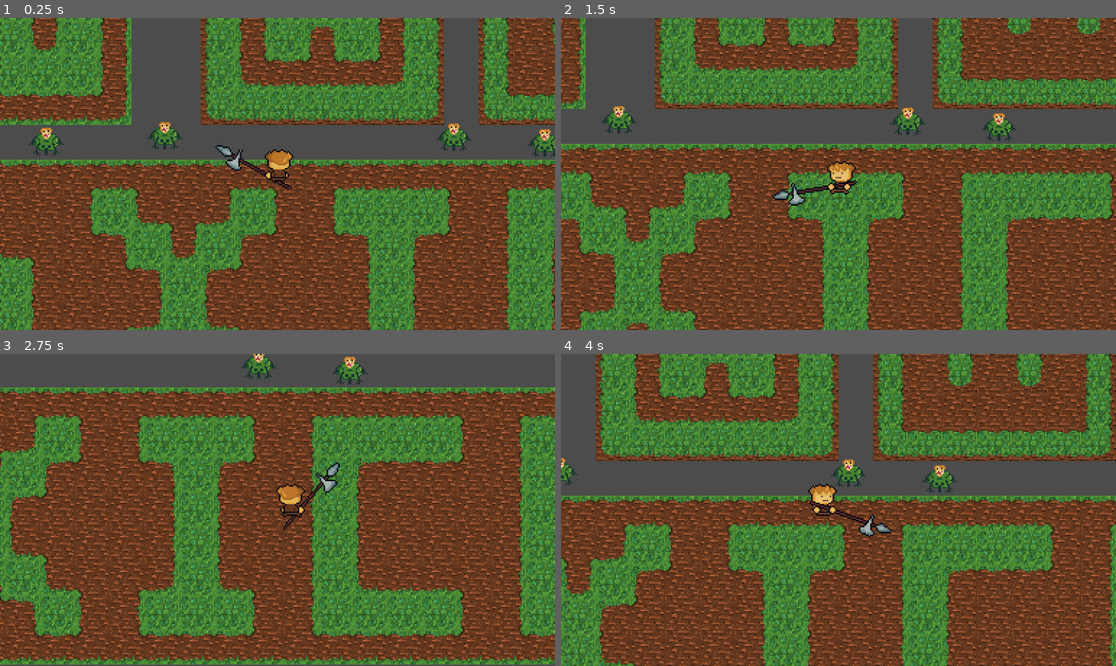
Above: before the commit, frames 1-4 (two rows, left to right).
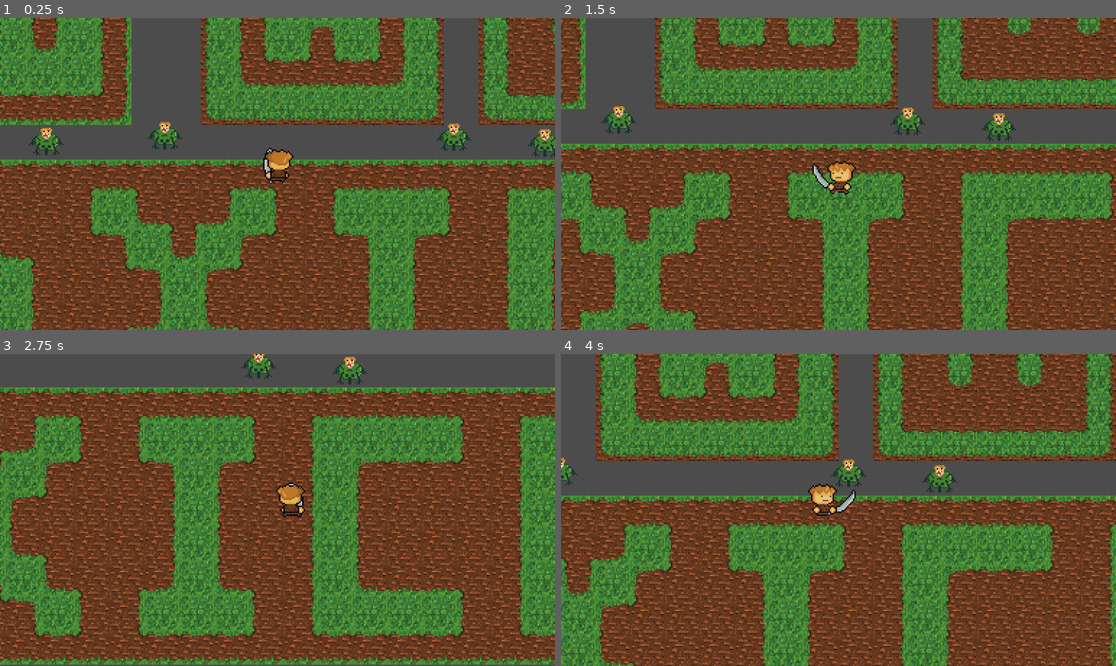
Above: after the commit, the same moments.

Repository: Xmen097/TheAnarchist_client
Game: Godot game, scene res://Scenes/Game/Game.tscn
The game is run twice, just before and just after one commit, with the same random seed, the same clock (stepped at 60 frames per second) and the same inputs.
Inputs (mouse positions are in pixels of both pictures, inside the frame that each line leads up to):
- Up to frame 1 (0.25 s): no input
- Up to frame 2 (1.5 s): move the mouse to (960, 158) at 0.52 s; press the mouse at (960, 158) at 0.53 s; hold Right (move_right) 0.53-1.28 s; right-click (960, 158) at 0.8 s; move the mouse to (727, 189) at 1.27 s; release the mouse at (727, 189) at 1.28 s; hold Down (move_down) from 1.28 s (still down); right-click (727, 189) at 1.35 s
- Up to frame 3 (2.75 s): click (166, 525) at 1.55 s; move the mouse to (333, 441) at 2.02 s; release Down (move_down) at 2.03 s; press the mouse at (333, 441) at 2.03 s; hold Right (move_right) from 2.03 s (still down); right-click (333, 441) at 2.3 s
- Up to frame 4 (4 s): move the mouse to (810, 572) at 2.77 s; release Right (move_right) at 2.78 s; release the mouse at (810, 572) at 2.78 s; hold Up (move_up) 2.78-3.53 s; right-click (810, 572) at 2.85 s; click (810, 572) at 3.05 s; move the mouse to (1005, 556) at 3.52 s; press the mouse at (1005, 556) at 3.53 s; hold Left (move_left) from 3.53 s (still down); right-click (1005, 556) at 3.8 s

The runs differ from the first frame. In frame 1, 0.3% of the frame differs, in the area x 38-53%, y 40-56%; in frame 2, 0.4%, in the area x 38-54%, y 46-61%; in frame 3, 0.3%; in frame 4, 0.4%.

Commit message:
multiple weapons

Diff:
--- a/Entities/Player/Player.tscn
+++ b/Entities/Player/Player.tscn
@@ -482,7 +482,7 @@
 flip_h = true
 vframes = 8
 hframes = 11
-frame = 7
+frame = 6
 
 [node name="CollisionShape2D" type="CollisionShape2D" parent="."]
 visible = false
--- a/Entities/Weapons/Cutlass/Cutlass.gd
+++ b/Entities/Weapons/Cutlass/Cutlass.gd
@@ -4,6 +4,7 @@
 	data = {
 		idle_animation = "Cutlass_Idle",
 		primary_animation = "Cutlass_Swing",
-		secondary_animation = "",
+		secondary_animation = "Cutlass_Stab",
 		primary_damage = 35,
+		secondary_damage = 25,
 	}
--- a/Entities/Weapons/Hands.gd
+++ b/Entities/Weapons/Hands.gd
@@ -16,11 +16,13 @@
 
 
 func _input(event):
-	if event.is_action_pressed("attack") and !active_weapon.attacking:
+	if event.is_action_pressed("primary_attack") and !active_weapon.attacking:
 		active_weapon.primary_attack(weapon_animation_mode)
+	if event.is_action_pressed("secondary_attack") and !active_weapon.attacking:
+		active_weapon.secondary_attack(weapon_animation_mode)
 
 func _ready():
-	active_weapon = $Weapons/Halberd
+	active_weapon = $Weapons/Cutlass
 	active_weapon.init(weapon_animation_mode)
 
 func _process(_delta):
--- a/Entities/Weapons/Hands.tscn
+++ b/Entities/Weapons/Hands.tscn
@@ -1,6 +1,6 @@
-[gd_scene load_steps=41 format=2]
-
-[ext_resource path="res://Entities/Weapons/Cutlass/Cutlass_complete.png" type="Texture" id=1]
+[gd_scene load_steps=45 format=2]
+
+[ext_resource path="res://Entities/Weapons/Cutlass/cutlass.png" type="Texture" id=1]
 [ext_resource path="res://Entities/Weapons/hand.png" type="Texture" id=2]
 [ext_resource path="res://Entities/Weapons/Hands.gd" type="Script" id=3]
 [ext_resource path="res://Entities/Weapons/Cutlass/Cutlass.gd" type="Script" id=4]
@@ -314,6 +314,24 @@
 }
 
 [sub_resource type="Animation" id=21]
+resource_name = "Cutlass_Stab"
+length = 0.6
+loop = true
+step = 0.05
+tracks/0/type = "value"
+tracks/0/path = NodePath("Cutlass/Sprite:frame_coords")
+tracks/0/interp = 1
+tracks/0/loop_wrap = true
+tracks/0/imported = false
+tracks/0/enabled = true
+tracks/0/keys = {
+"times": PoolRealArray( 0, 0.15, 0.3, 0.4, 0.55 ),
+"transitions": PoolRealArray( 1, 1, 1, 1, 1 ),
+"update": 0,
+"values": [ Vector2( 7, 10 ), Vector2( 8, 10 ), Vector2( 9, 10 ), Vector2( 10, 10 ), Vector2( 11, 10 ) ]
+}
+
+[sub_resource type="Animation" id=22]
 length = 0.4
 loop = true
 step = 0.025
@@ -405,23 +423,26 @@
 } ]
 }
 
-[sub_resource type="AnimationNodeAnimation" id=22]
+[sub_resource type="AnimationNodeAnimation" id=25]
 animation = "Cutlass_Idle"
 
-[sub_resource type="AnimationNodeAnimation" id=23]
+[sub_resource type="AnimationNodeAnimation" id=26]
+animation = "Cutlass_Stab"
+
+[sub_resource type="AnimationNodeAnimation" id=27]
 animation = "Cutlass_Swing"
 
-[sub_resource type="AnimationNodeAnimation" id=30]
+[sub_resource type="AnimationNodeAnimation" id=28]
 animation = "Halberd_Idle"
 
-[sub_resource type="AnimationNodeAnimation" id=31]
+[sub_resource type="AnimationNodeAnimation" id=29]
 animation = "Halberd_Stab"
 
-[sub_resource type="AnimationNodeStateMachineTransition" id=24]
+[sub_resource type="AnimationNodeStateMachineTransition" id=30]
 switch_mode = 2
 auto_advance = true
 
-[sub_resource type="AnimationNodeStateMachineTransition" id=25]
+[sub_resource type="AnimationNodeStateMachineTransition" id=31]
 
 [sub_resource type="AnimationNodeStateMachineTransition" id=32]
 
@@ -429,19 +450,27 @@
 switch_mode = 2
 auto_advance = true
 
-[sub_resource type="AnimationNodeStateMachine" id=26]
-states/Cutlass_Idle/node = SubResource( 22 )
+[sub_resource type="AnimationNodeStateMachineTransition" id=34]
+
+[sub_resource type="AnimationNodeStateMachineTransition" id=35]
+switch_mode = 2
+auto_advance = true
+
+[sub_resource type="AnimationNodeStateMachine" id=36]
+states/Cutlass_Idle/node = SubResource( 25 )
 states/Cutlass_Idle/position = Vector2( -1005, -263 )
-states/Cutlass_Swing/node = SubResource( 23 )
+states/Cutlass_Stab/node = SubResource( 26 )
+states/Cutlass_Stab/position = Vector2( -1253, -263 )
+states/Cutlass_Swing/node = SubResource( 27 )
 states/Cutlass_Swing/position = Vector2( -739, -263 )
-states/Halberd_Idle/node = SubResource( 30 )
+states/Halberd_Idle/node = SubResource( 28 )
 states/Halberd_Idle/position = Vector2( -1005, -189 )
-states/Halberd_Stab/node = SubResource( 31 )
+states/Halberd_Stab/node = SubResource( 29 )
 states/Halberd_Stab/position = Vector2( -739, -189 )
-transitions = [ "Cutlass_Swing", "Cutlass_Idle", SubResource( 24 ), "Cutlass_Idle", "Cutlass_Swing", SubResource( 25 ), "Halberd_Idle", "Halberd_Stab", SubResource( 32 ), "Halberd_Stab", "Halberd_Idle", SubResource( 33 ) ]
+transitions = [ "Cutlass_Swing", "Cutlass_Idle", SubResource( 30 ), "Cutlass_Idle", "Cutlass_Swing", SubResource( 31 ), "Halberd_Idle", "Halberd_Stab", SubResource( 32 ), "Halberd_Stab", "Halberd_Idle", SubResource( 33 ), "Cutlass_Idle", "Cutlass_Stab", SubResource( 34 ), "Cutlass_Stab", "Cutlass_Idle", SubResource( 35 ) ]
 graph_offset = Vector2( -1500, -347 )
 
-[sub_resource type="AnimationNodeStateMachinePlayback" id=27]
+[sub_resource type="AnimationNodeStateMachinePlayback" id=37]
 
 [node name="Hands" type="Node2D"]
 script = ExtResource( 3 )
@@ -469,25 +498,25 @@
 playback_default_blend_time = 1.0
 method_call_mode = 1
 anims/Cutlass_Idle = SubResource( 20 )
-anims/Cutlass_Swing = SubResource( 21 )
-anims/Halberd_Idle = SubResource( 28 )
-anims/Halberd_Stab = SubResource( 29 )
+anims/Cutlass_Stab = SubResource( 21 )
+anims/Cutlass_Swing = SubResource( 22 )
+anims/Halberd_Idle = SubResource( 23 )
+anims/Halberd_Stab = SubResource( 24 )
 
 [node name="AnimationTree" type="AnimationTree" parent="Weapons"]
-tree_root = SubResource( 26 )
+tree_root = SubResource( 36 )
 anim_player = NodePath("../AnimationPlayer")
 active = true
-parameters/playback = SubResource( 27 )
+parameters/playback = SubResource( 37 )
 
 [node name="Cutlass" type="Node2D" parent="Weapons"]
-visible = false
 script = ExtResource( 4 )
 
 [node name="Sprite" type="Sprite" parent="Weapons/Cutlass"]
 texture = ExtResource( 1 )
 vframes = 21
-hframes = 7
-frame = 70
+hframes = 12
+frame = 130
 
 [node name="Primary" type="Area2D" parent="Weapons/Cutlass" groups=[
 "Weapon",
@@ -499,6 +528,14 @@
 position = Vector2( 6, 0 )
 polygon = PoolVector2Array( -3, -2, 23, -10, 23, 6, -3, 2 )
 
+[node name="Secondary" type="Area2D" parent="Weapons/Cutlass" groups=[
+"Weapon",
+]]
+script = ExtResource( 5 )
+
+[node name="Collider" type="CollisionPolygon2D" parent="Weapons/Cutlass/Secondary"]
+polygon = PoolVector2Array( 19, -3, 33, -3, 33, 5, 19, 5 )
+
 [node name="Halberd" type="Node2D" parent="Weapons"]
 visible = false
 script = ExtResource( 6 )
@@ -509,7 +546,9 @@
 hframes = 4
 frame = 43
 
-[node name="Primary" type="Area2D" parent="Weapons/Halberd"]
+[node name="Primary" type="Area2D" parent="Weapons/Halberd" groups=[
+"Weapon",
+]]
 visible = false
 script = ExtResource( 5 )
 
--- a/Globals/Singletons/Weapons.gd
+++ b/Globals/Singletons/Weapons.gd
@@ -35,6 +35,8 @@
 		sprite = $Sprite
 		primary_area = $Primary
 		primary_collider = $Primary/Collider
+		secondary_area = $Primary
+		secondary_collider = $Primary/Collider
 
 	func idle():
 		attacking = false
--- a/project.godot
+++ b/project.godot
@@ -80,9 +80,14 @@
 , Object(InputEventKey,"resource_local_to_scene":false,"resource_name":"","device":0,"alt":false,"shift":false,"control":false,"meta":false,"command":false,"pressed":false,"scancode":68,"unicode":0,"echo":false,"script":null)
  ]
 }
-attack={
+primary_attack={
 "deadzone": 0.5,
 "events": [ Object(InputEventMouseButton,"resource_local_to_scene":false,"resource_name":"","device":-1,"alt":false,"sh …(213 unchanged characters)…
+ ]
+}
+secondary_attack={
+"deadzone": 0.5,
+"events": [ Object(InputEventMouseButton,"resource_local_to_scene":false,"resource_name":"","device":-1,"alt":false,"shift":false,"control":false,"meta":false,"command":false,"button_mask":0,"position":Vector2( 0, 0 ),"global_position":Vector2( 0, 0 ),"factor":1.0,"button_index":2,"pressed":false,"doubleclick":false,"script":null)
  ]
 }
 
Binary file removed: Entities/Weapons/Cutlass/Cutlass_complete.png
Binary file added: Entities/Weapons/Cutlass/cutlass.png
Not shown, changed: Entities/Weapons/Cutlass/cutlass.png.import
Not shown: 2 places in Entities/Weapons/Hands.tscn that only renumber resources
